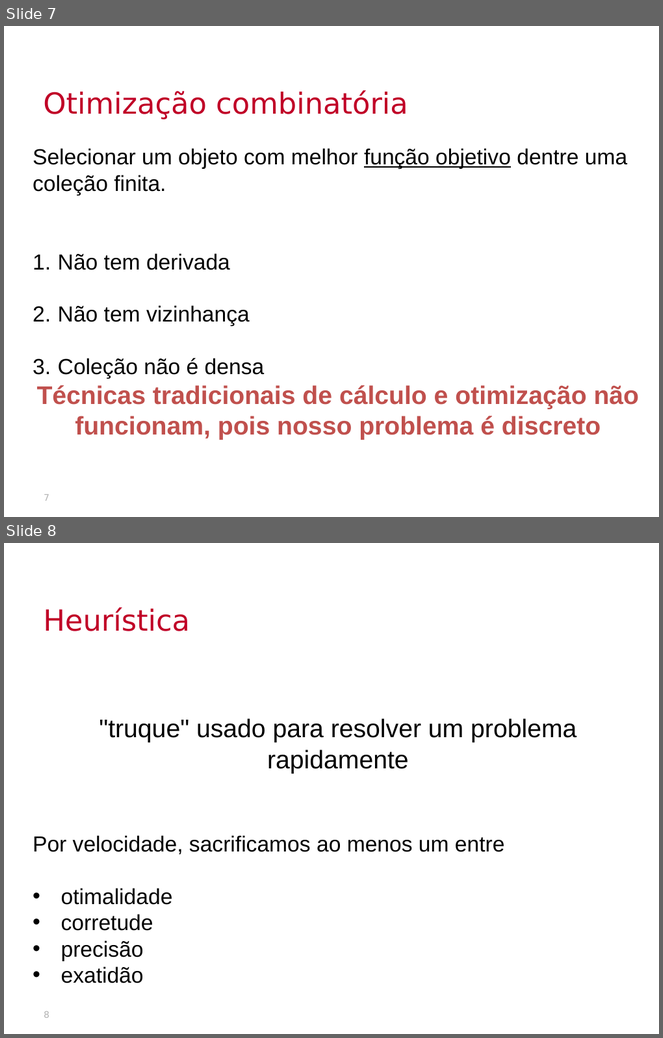
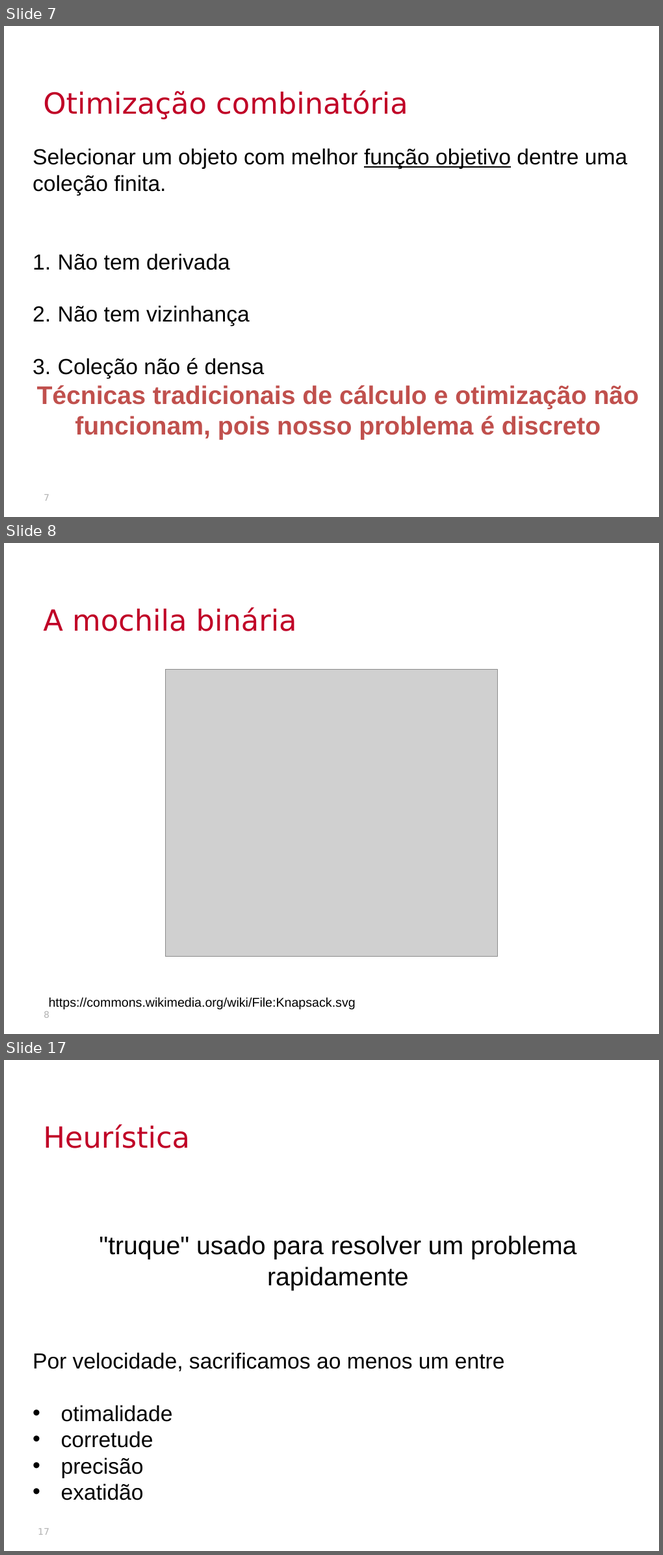
Before and after one commit to thalials/supercomp, a slide deck: aulas/04-projeto-heuristicas/slides.pptx. Shown one above the other, each under a label of ours: slides 7 and 8 before the commit, slides 7, 8 and 17 after it; the slides between them are not shown. The pictures are 663x1038 and 663x1555 pixels, drawn with LibreOffice and Linux fonts; fonts in the diff are those of the drawing; grey boxes stand for pictures; background and template pictures are left out. Boxes give left, top, right and bottom in pixels: in the first picture for what was removed or moved away, otherwise in the second. Text is boxed around its words. In the diff, an @@ line names an element or a change of style, - is before the commit and + after.

```diff
--- a/aulas/04-projeto-heuristicas/slides.pptx
+++ b/aulas/04-projeto-heuristicas/slides.pptx
@@ slide 8 added at (x1=4, y1=543, x2=659, y2=1034), background picture (left out) @@
@@ text added at (x1=43, y1=607, x2=297, y2=631), 32 pt, text #C00026 @@
+A mochila binária
@@ picture added at (x1=166, y1=669, x2=497, y2=956) @@
@@ text added at (x1=49, y1=997, x2=356, y2=1010), 14 pt, text #000000 @@
+https://commons.wikimedia.org/wiki/File:Knapsack.svg
@@ page number added at (x1=44, y1=1012, x2=50, y2=1018), 10 pt, text #B2B2B2 @@
+8
@@ what was slide 8 is now slide 17 @@
@@ page number at (x1=38, y1=1529, x2=50, y2=1535): text changed @@
-8
+17
```
Also in this commit, not shown: 1 slide changed, 13 other slides added, 1 slide removed, 26 other files.
